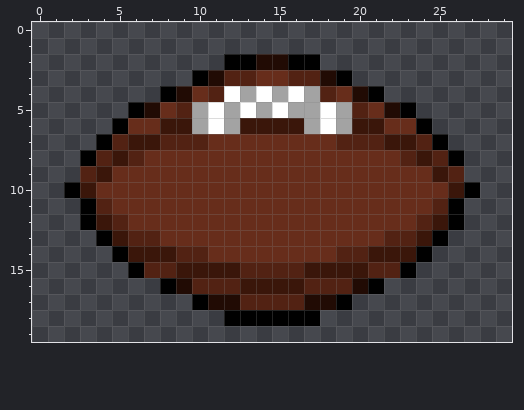
Two versions of one pixel-art sprite, assets/ball01.png. This is how it looked before the edit.
The file is 30x20 pixels.
New version:
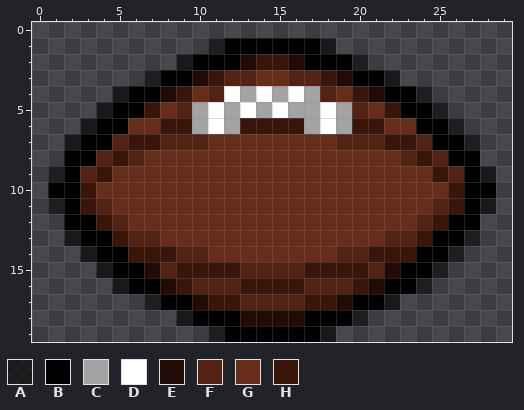
Palette (. is transparent): A #00000096  B #000000  C #a3a3a3  D #ffffff  E #210b04  F #522213  G #672d1b  H #3a160a
Diff:
y 1: x 11..18 ........ -> ABBBBBBA
y 2: x 9..11 ... -> ABB; x 13..16 BEEB -> EHHE; x 18..20 ... -> BBA
y 3: x 7..11 ...BE -> ABBEH; x 18..22 EB... -> HEBBA
y 4: x 5..9 ...BE -> ABBEH; x 20..24 EB... -> HEBBA
y 5: x 4..5 .. -> AB; x 7 E -> H; x 22 E -> H; x 24..25 .. -> BA
y 6: x 3..4 .. -> AB; x 25..26 .. -> BA
y 7: x 2..3 .. -> AB; x 26..27 .. -> BA
y 8: x 2 . -> B; x 27 . -> B
y 9: x 1..2 .. -> AB; x 27..28 .. -> BA
y 10: x 1 . -> B; x 28 . -> B
y 11: x 1..3 ..B -> ABH; x 26..28 B.. -> HBA
y 12: x 2 . -> B; x 27 . -> B
y 13: x 2..3 .. -> AB; x 26..27 .. -> BA
y 14: x 3..4 .. -> AB; x 25..26 .. -> BA
y 15: x 4..5 .. -> AB; x 7 F -> E; x 22 F -> E; x 24..25 .. -> BA
y 16: x 5..9 ...BE -> ABBEH; x 20..24 EB... -> HEBBA
y 17: x 7..12 ...BEE -> ABBEHH; x 17..22 EEB... -> HHEBBA
y 18: x 9..11 ... -> ABB; x 13..16 BBBB -> EEEE; x 18..20 ... -> BBA
y 19: x 11..18 ........ -> ABBBBBBA
Where, in picture pixels (left, top, right, bottom), the same in both pictures:
changed: (48, 38, 496, 342)
